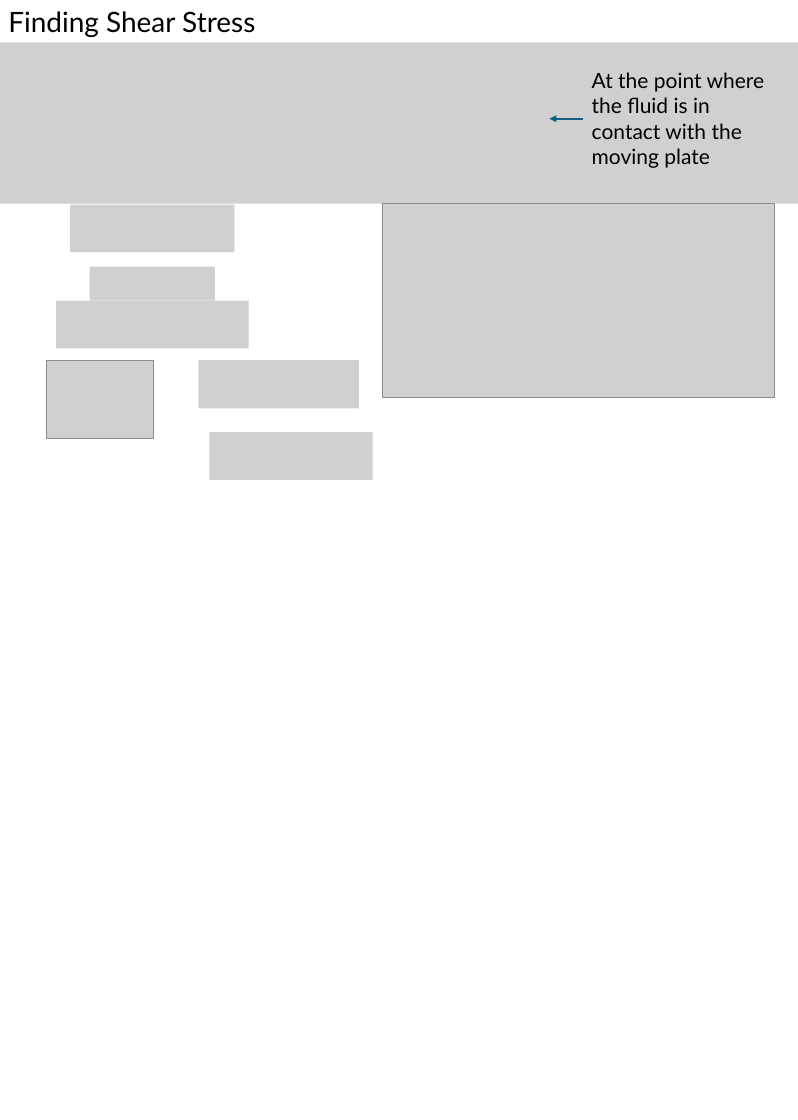
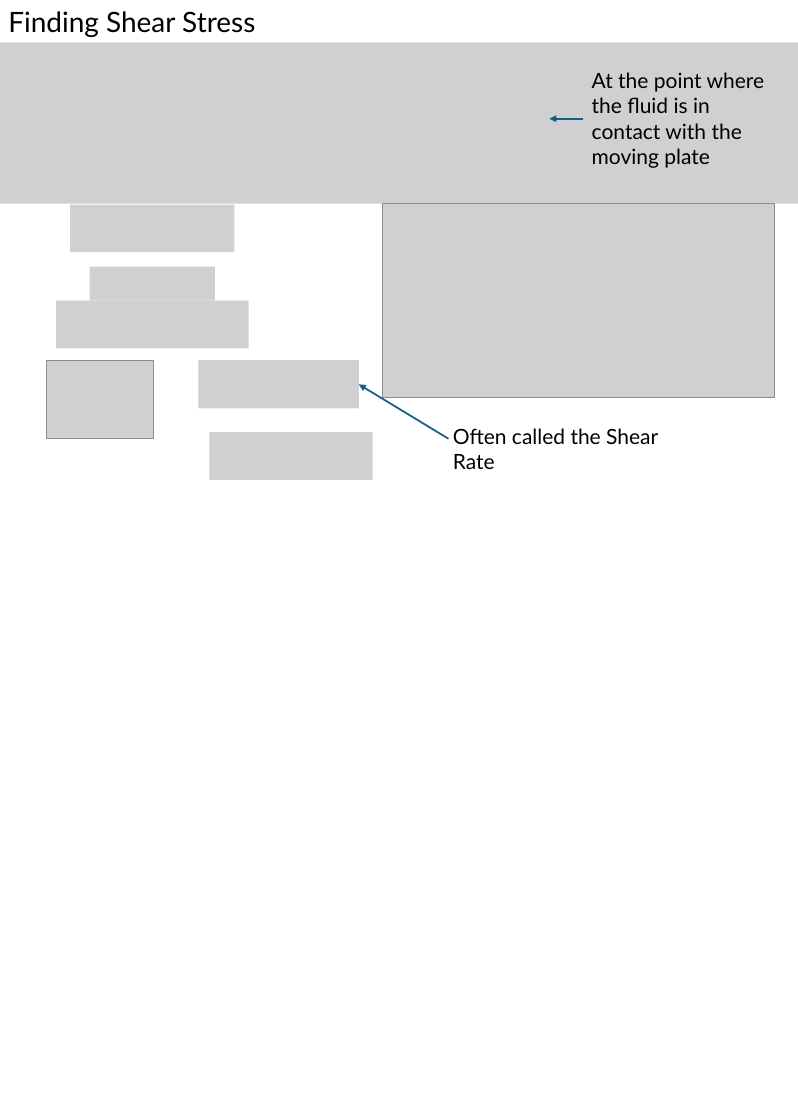
Before and after one commit to 1980s-Space-Guy/Fall24Classes, a slide deck: slide 9 of FluidOperations.pptx. Drawn at 798x1120 pixels with LibreOffice and Linux fonts; fonts in the diff are those of the drawing; grey boxes stand for pictures. Boxes give left, top, right and bottom in pixels: in the first picture for what was removed or moved away, otherwise in the second. Text is boxed around its words. In the diff, an @@ line names an element or a change of style, - is before the commit and + after.

Commit message:
oops

```diff
--- a/FluidOperations.pptx
+++ b/FluidOperations.pptx
@@ arrow added from (449, 438) to (359, 385), #156082 1.5 pt @@
@@ text added at (453,428,658,469), 18 pt, text #000000 @@
+Often called the Shear Rate
```
